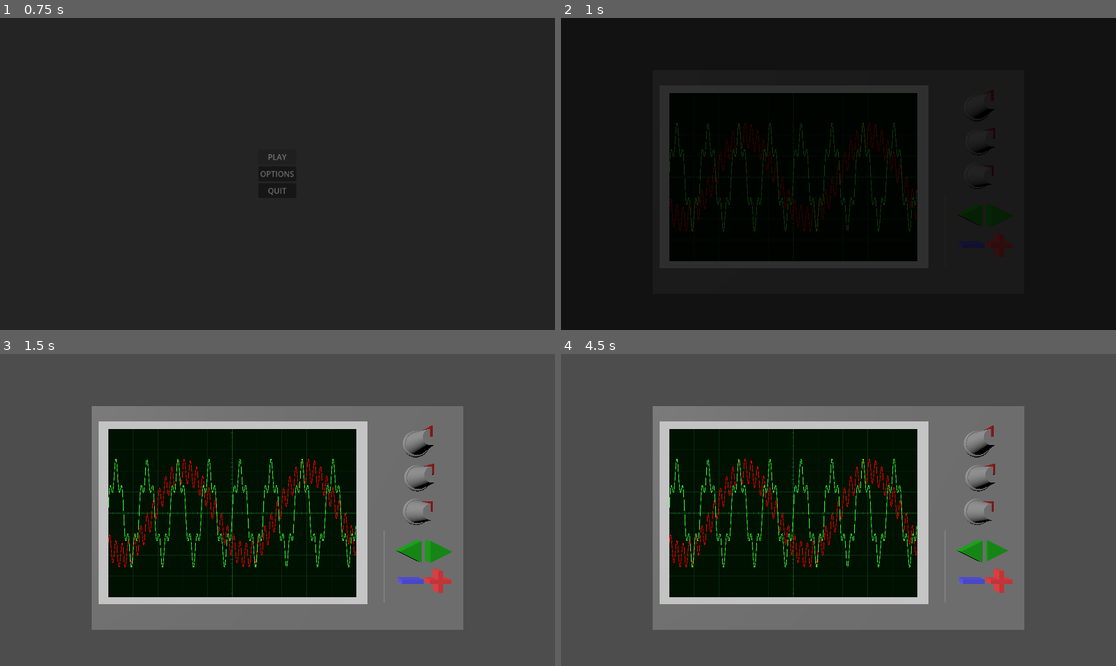
Above: before the commit, frames 1-4 (two rows, left to right).
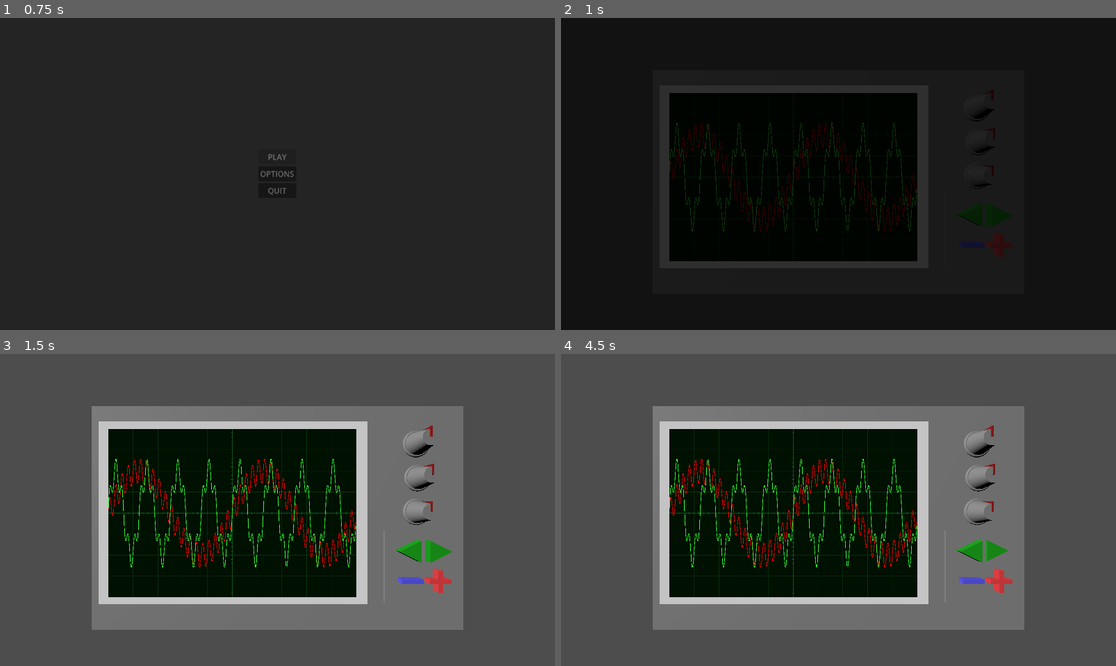
Above: after the commit, the same moments.

Repository: AirJamStudios/interference
Game: Godot game, scene res://scenes/main_menu.tscn
The game is run twice, just before and just after one commit, with the same random seed, the same clock (stepped at 60 frames per second) and the same inputs.
Inputs (mouse positions are in pixels of both pictures, inside the frame that each line leads up to):
- Up to frame 1 (0.75 s): click "PLAY" at 0.5 s
- Up to frame 2 (1 s): no input
- Up to frame 3 (1.5 s): move the mouse to (399, 494) at 1.27 s; click (399, 494) at 1.42 s
- Up to frame 4 (4.5 s): tap Enter at 2, 3.5 s; drag from (727, 525) to (810, 572) at 2.02 s; tap Space at 2.75, 4.25 s; move the mouse to (894, 441) at 2.77 s; click (894, 441) at 2.92 s; drag from (810, 572) to (672, 463) at 3.52 s; move the mouse to (1005, 556) at 4.27 s; click (1005, 556) at 4.42 s

Frame 1 is identical in both runs. In frame 2, 1.3% of the frame differs, in the area x 19-65%, y 33-69%; in frame 3, 1.8%; in frame 4, 1.8%.

Commit message:
Normalize phase

Diff:
--- a/scripts/signal/wave_enemy.gd
+++ b/scripts/signal/wave_enemy.gd
@@ -6,7 +6,7 @@
 
 func _ready() -> void:
 	# Tempory to test
-	var single_wave1 = SingleWave.new(1.0, 0.1, 4.0)
+	var single_wave1 = SingleWave.new(1.0, 0.1, 0.5)
 	var single_wave2 = SingleWave.new(0.3, 2, 0.0)
 	total_wave = CompositeWave.new()
 	total_wave.add_wave(single_wave1)
--- a/scripts/signal/wave_user.gd
+++ b/scripts/signal/wave_user.gd
@@ -46,7 +46,7 @@
 	if !total_wave: return
 	var selected_wave = total_wave.get_wave(selected_wave_id)
 	if selected_wave:
-		selected_wave.phase = lerpf(0, 10.0, value)
+		selected_wave.calc_and_set_phase(value)
 		wave_plotter_user.redraw_plot()
 		print("Phase: ", selected_wave.phase)
 		_score()
--- a/scripts/signal/waves/single_wave.gd
+++ b/scripts/signal/waves/single_wave.gd
@@ -6,11 +6,14 @@
 var amplitude: float = 1.0
 var phase: float = 0.0
 
-func _init(amp: float = 1.0, freq: float = 1.0, ph: float = 0.0):
+func _init(amp: float = 1.0, freq: float = 1.0, phase_normalized: float = 0.0):
 	frequency = freq
 	amplitude = clampf(amp, 0.0, 1.0)
-	phase = ph
+	calc_and_set_phase(phase_normalized)
 
 
 func sample(t: float) -> float:
 	return amplitude * sin(2.0 * PI * frequency * t + phase)
+
+func calc_and_set_phase(value: float) -> void:
+	phase = lerpf(-2*PI, 2*PI, clampf(value, 0.0, 1.0))
